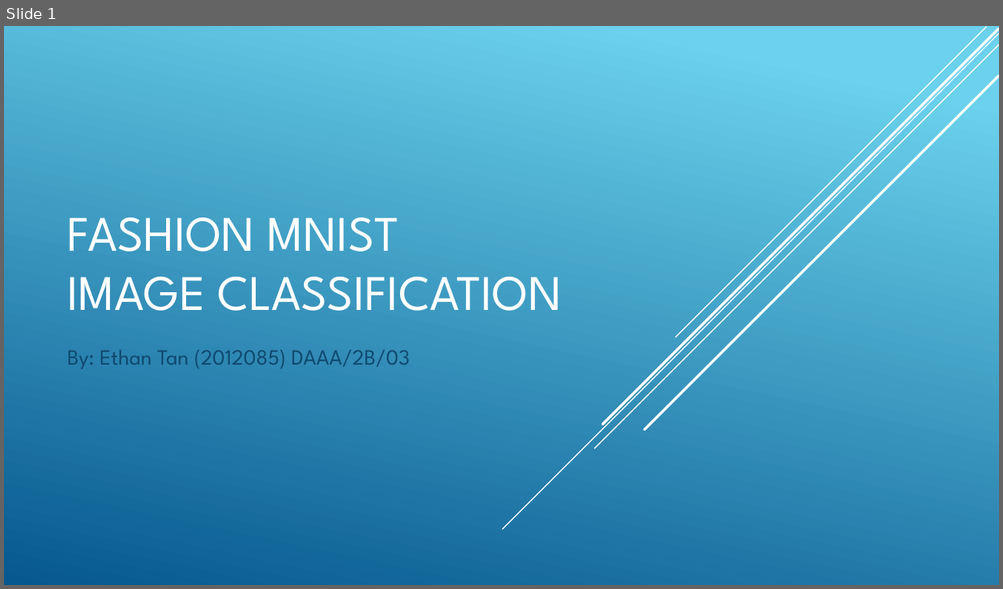
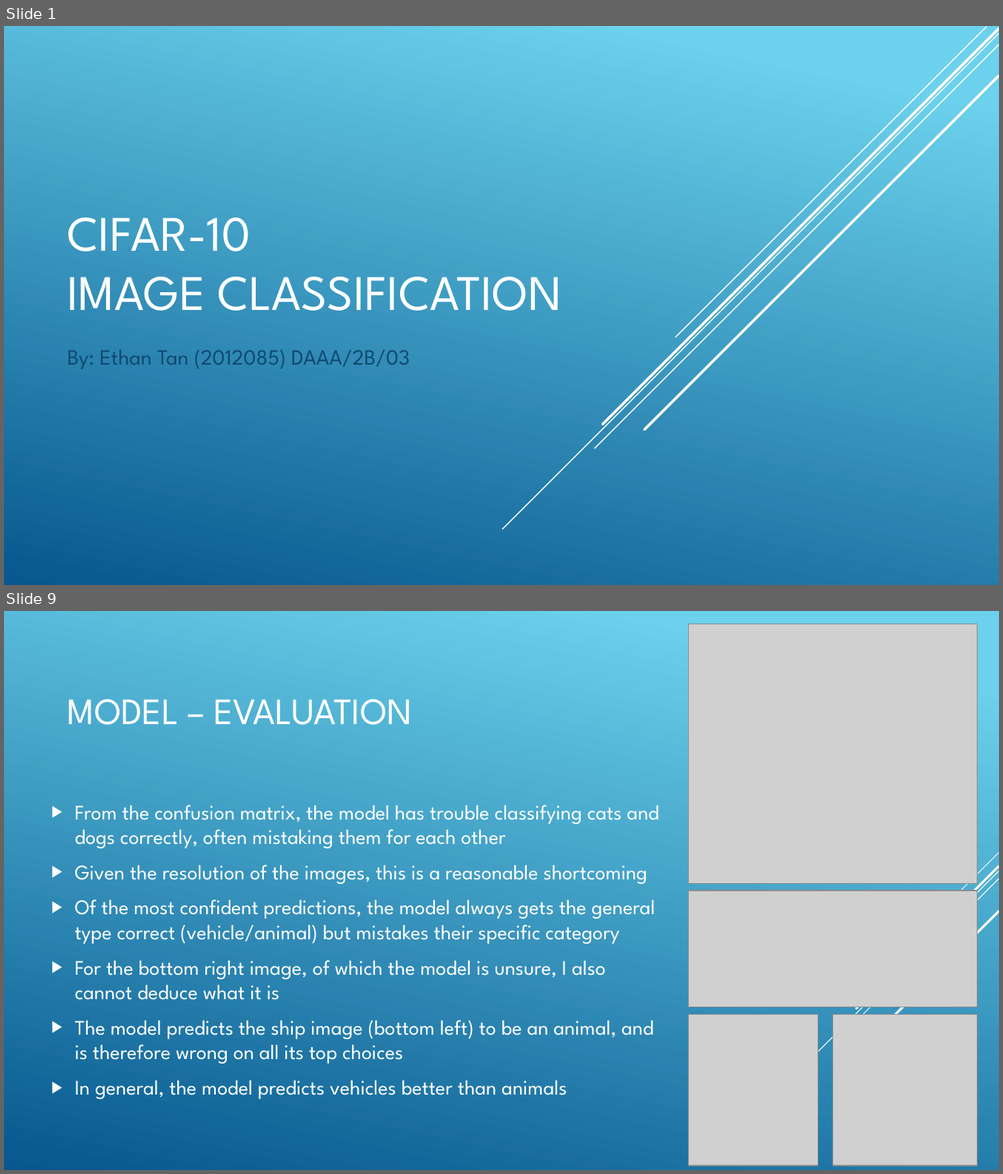
Before and after one commit to ethanolx/Fashion-CIFAR10-CV-py, a slide deck: doc/part-b.pptx. Shown one above the other, each under a label of ours: slide 1 before the commit, slides 1 and 9 after it; the slides between them are not shown. The pictures are 1003x589 and 1003x1174 pixels, drawn with LibreOffice and Linux fonts; fonts in the diff are those of the drawing; grey boxes stand for pictures. Boxes give left, top, right and bottom in pixels: in the first picture for what was removed or moved away, otherwise in the second. Text is boxed around its words. In the diff, an @@ line names an element or a change of style, - is before the commit and + after.

Commit message:
v1.0
 -  Base notebooks done (No conclusions)
 -  Updated all the documentation (besides readme)
 -  Added requirements.txt
 -  Cleaned up models folder

```diff
--- a/doc/part-b.pptx
+++ b/doc/part-b.pptx
@@ slide 9 added at box(4, 611, 999, 1170), background gradient #6ED2EB to #06588E @@
@@ picture added at box(688, 624, 977, 884) @@
@@ title added at box(68, 699, 412, 725), 36 pt, text #FFFFFF @@
+MODEL – EVALUATION
@@ text added at box(75, 805, 659, 1099), 20 pt, text #FFFFFF @@
+▶ From the confusion matrix, the model has trouble classifying cats and dogs correctly, often mistaking them for each other
+▶ Given the resolution of the images, this is a reasonable shortcoming
+▶ Of the most confident predictions, the model always gets the general type correct (vehicle/animal) but mistakes their specific category
+▶ For the bottom right image, of which the model is unsure, I also cannot deduce what it is
+▶ The model predicts the ship image (bottom left) to be an animal, and is therefore wrong on all its top choices
+▶ In general, the model predicts vehicles better than animals
@@ picture added at box(688, 891, 977, 1008) @@
@@ group added at box(755, 853, 999, 1115): 5 lines @@
@@ picture added at box(688, 1014, 817, 1166) @@
@@ picture added at box(833, 1014, 977, 1166) @@
@@ slide 1 changed as well @@
@@ title at box(68, 218, 561, 311): text changed @@
-FASHION MNIST
-IMAGE CLASSIFICATION
+CIFAR-10
+IMAGE CLASSIFICATION
```
Also in this commit, not shown: 3 other slides changed, 4 other slides added, 4 slides removed, 9 other files.
